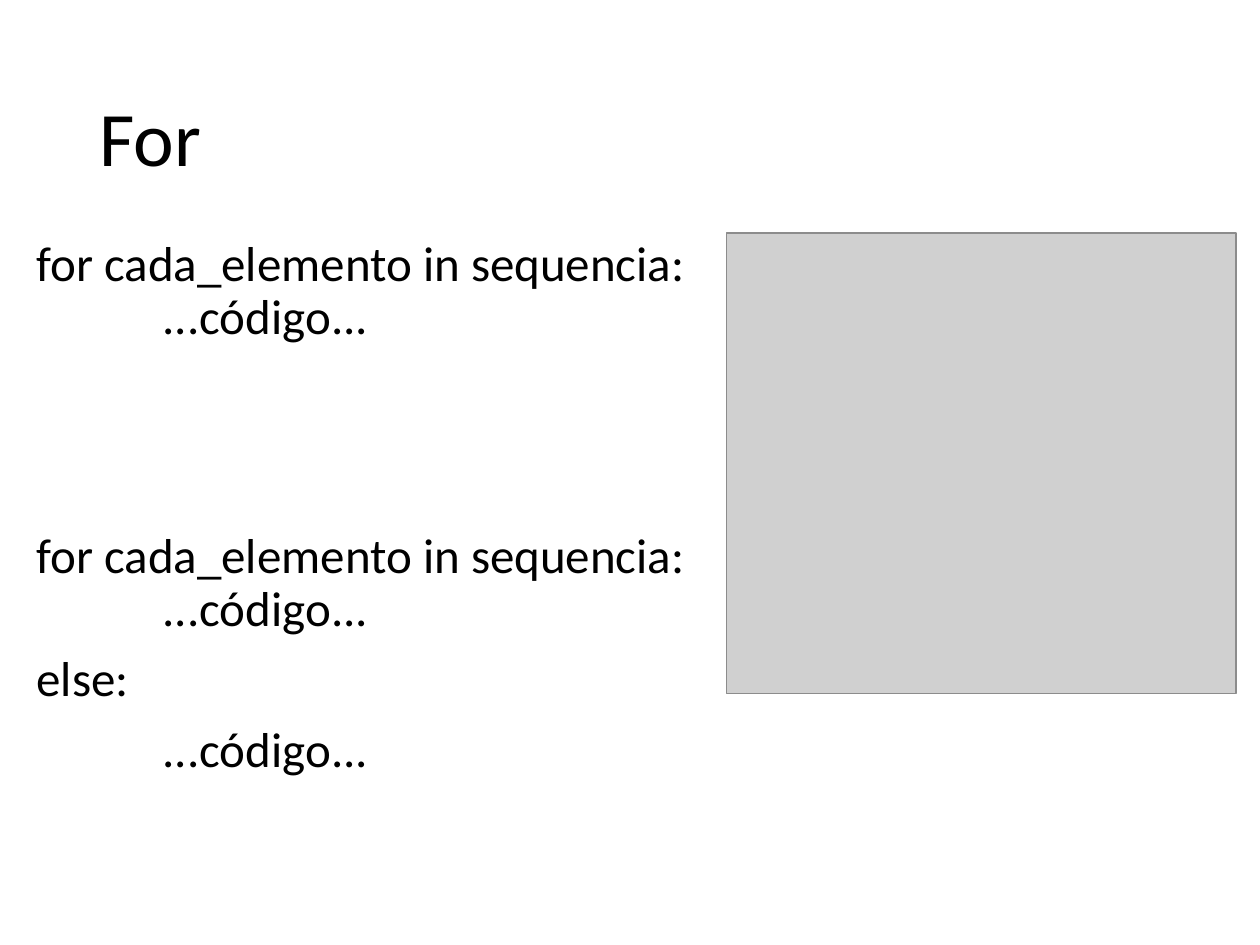
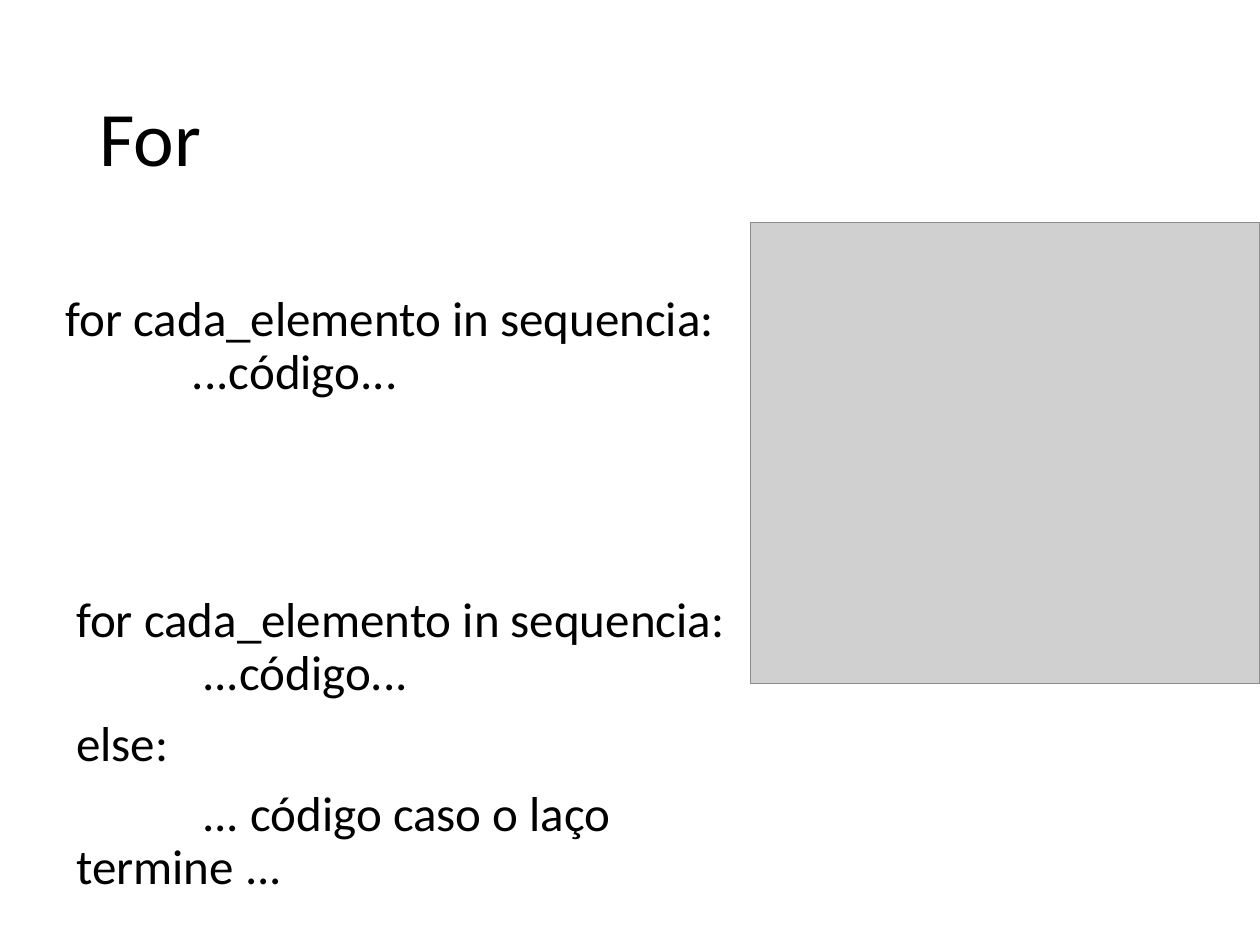
Before and after one commit to fernandoFernandeSantos/minicurso_python_2019, a slide deck: slide 53 of aula.pptx (slide 46 before the commit). Drawn at 1260x945 pixels with LibreOffice and Linux fonts; fonts in the diff are those of the drawing; grey boxes stand for pictures. Boxes give left, top, right and bottom in pixels: in the first picture for what was removed or moved away, otherwise in the second. Text is boxed around its words. In the diff, an @@ line names an element or a change of style, - is before the commit and + after.

```diff
--- a/aula.pptx
+++ b/aula.pptx
@@ picture: place and size @@
-picture at (727,233,1236,694)
+picture at (751,223,1260,684)
@@ text "for cada_elemento in sequencia: ...código...": place and size @@
-text "for cada_elemento in sequencia: ...código..." at (37,247,684,343)
+text "for cada_elemento in sequencia: ...código..." at (66,302,713,398)
@@ text "for cada_elemento in sequencia: ...código...": place and size @@
-text "for cada_elemento in sequencia: ...código..." at (37,539,684,776)
+text "for cada_elemento in sequencia: ...código..." at (76,603,724,885)
@@ text at (76,797,611,885): text changed @@
-...código...
+... código caso o laço termine ...
```
Also in this commit, not shown: 11 other slides changed, 17 slides added, 6 slides removed, 1 other file.
